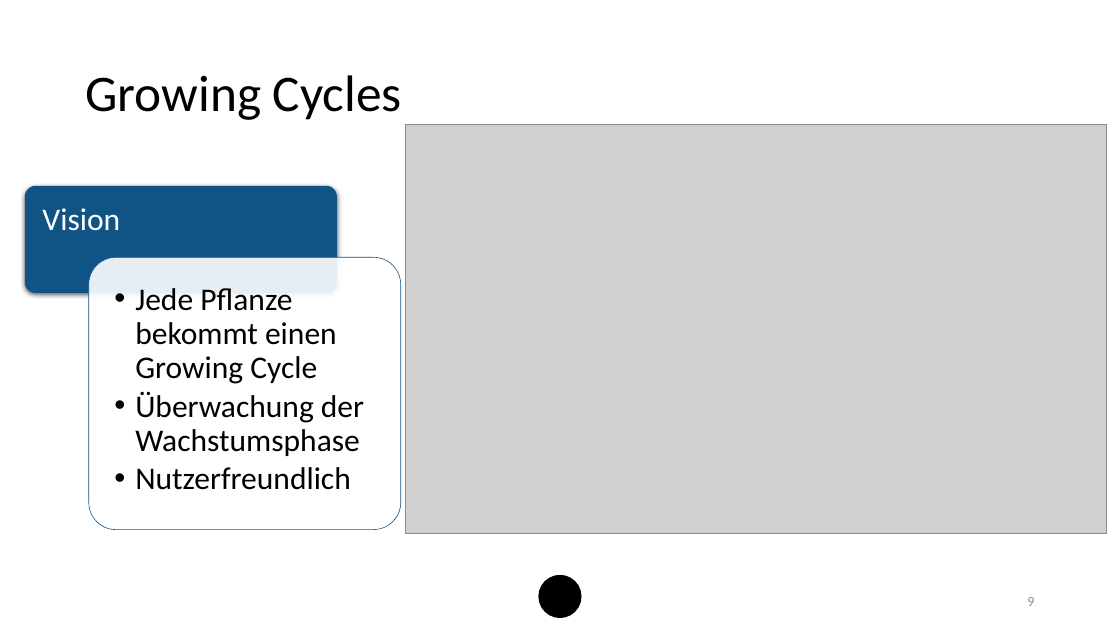
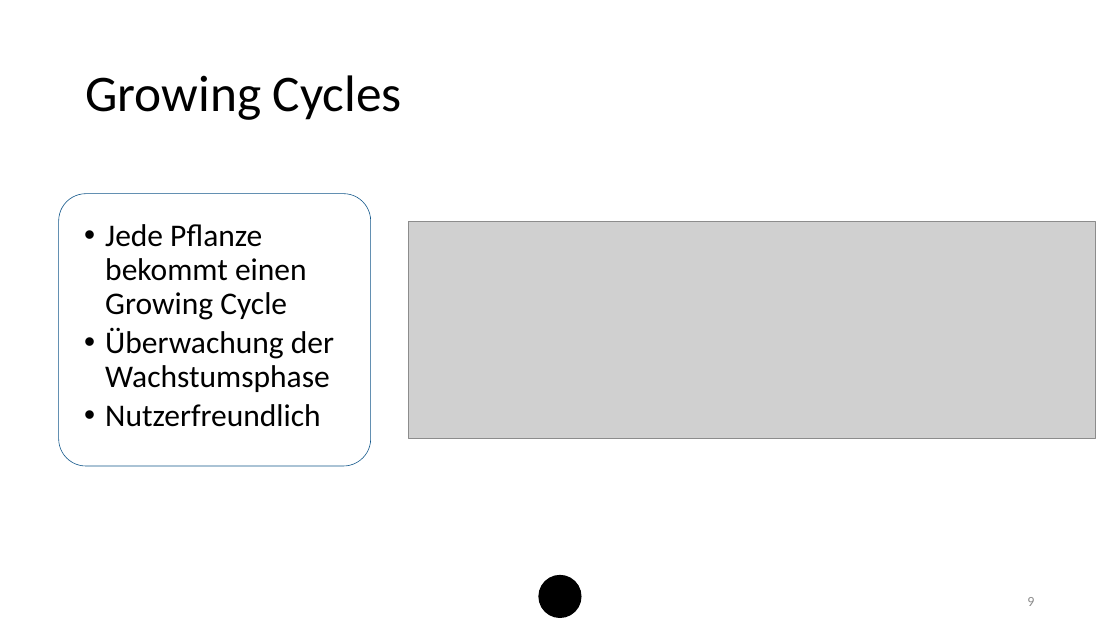
Before and after one commit to benjamin-leiding/FarmInsight-Dashboard-Backend, a slide deck: slide 9 of SmartFarm Insights.pptx. Drawn at 1120x630 pixels with LibreOffice and Linux fonts; fonts in the diff are those of the drawing; grey boxes stand for pictures. Boxes give left, top, right and bottom in pixels: in the first picture for what was removed or moved away, otherwise in the second. Text is boxed around its words. In the diff, an @@ line names an element or a change of style, - is before the commit and + after.

```diff
--- a/SmartFarm Insights.pptx
+++ b/SmartFarm Insights.pptx
@@ rounded rectangle removed at (x1=25, y1=186, x2=337, y2=293) @@
@@ text removed at (x1=42, y1=208, x2=120, y2=231) @@
-Vision
@@ rounded rectangle moved from (x1=89, y1=257, x2=401, y2=529) to (x1=59, y1=194, x2=371, y2=466) @@
@@ text "Jede Pflanze bekommt einen Growing ..." moved from (x1=135, y1=288, x2=364, y2=490) to (x1=105, y1=224, x2=334, y2=427) @@
@@ picture resized from (x1=406, y1=124, x2=1107, y2=534) to (x1=408, y1=221, x2=1095, y2=439) @@
```
Also in this commit, not shown: 5 other slides changed.
